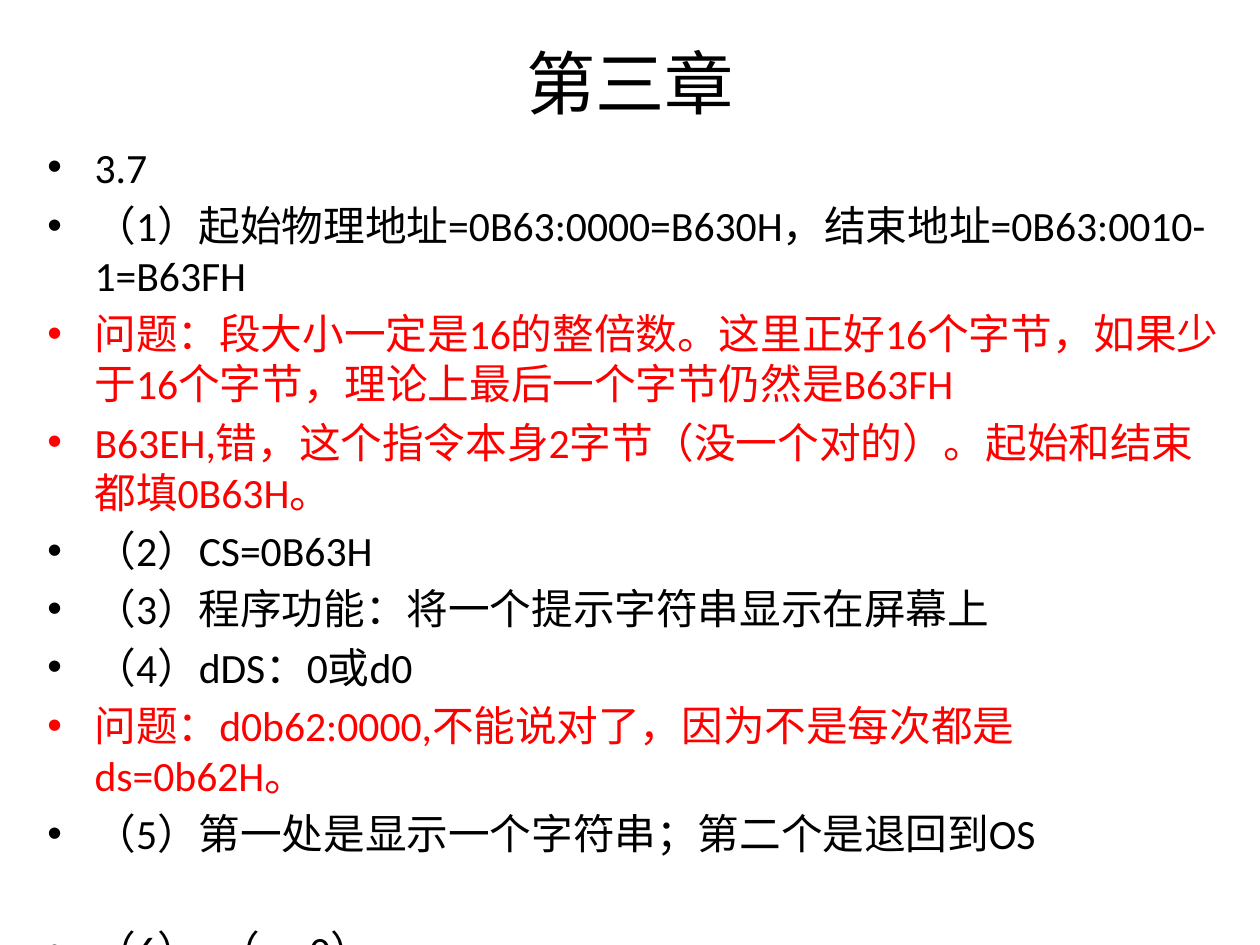
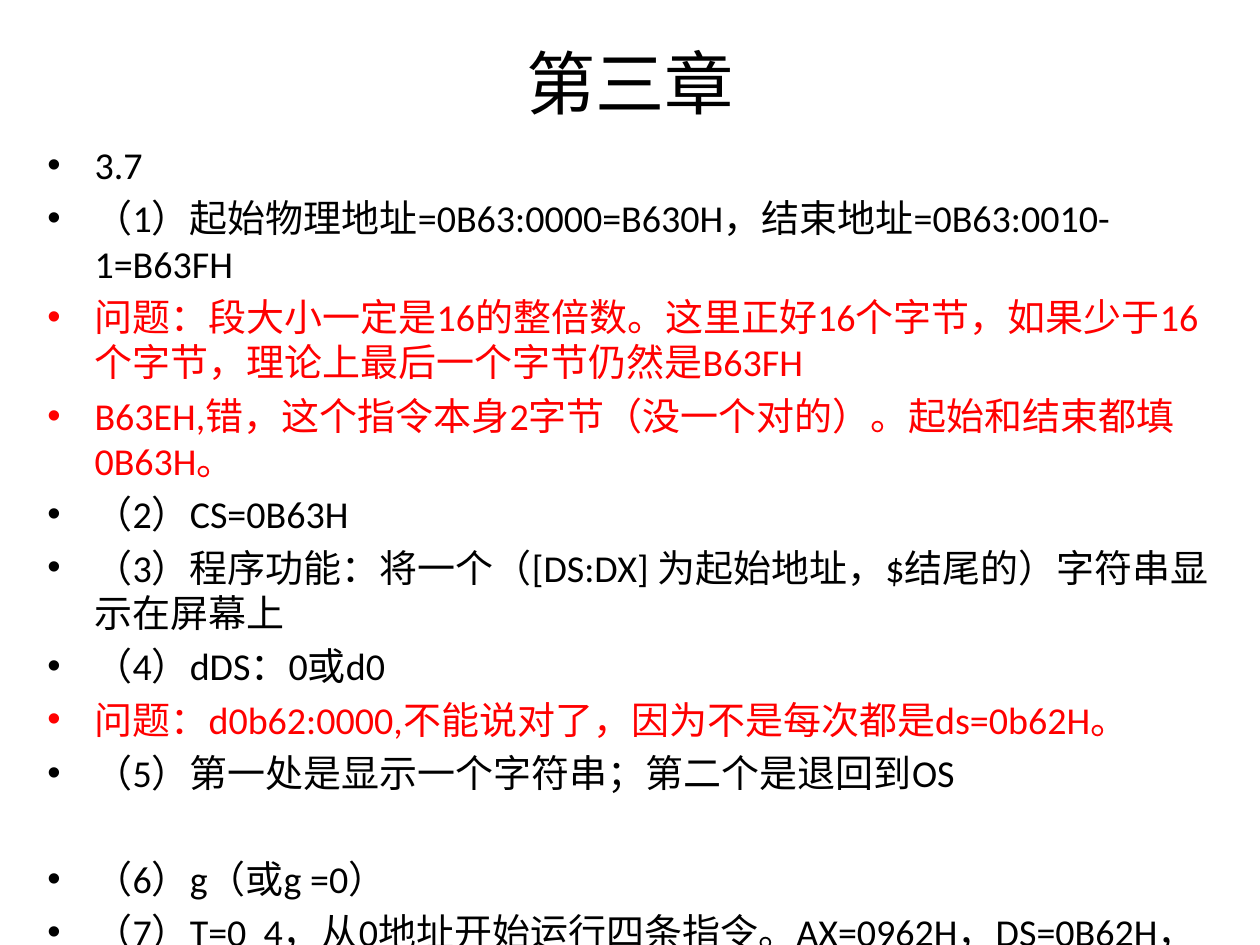
Before and after one commit to 3210448723/HnustExam, a slide deck: slide 7 of 汇编语言/汇编作业-有自己的修改.pptx. Drawn at 1260x945 pixels with LibreOffice and Linux fonts; fonts in the diff are those of the drawing. Boxes give left, top, right and bottom in pixels: in the first picture for what was removed or moved away, otherwise in the second. Text is boxed around its words. In the diff, an @@ line names an element or a change of style, - is before the commit and + after.

```diff
--- a/汇编语言/汇编作业-有自己的修改.pptx
+++ b/汇编语言/汇编作业-有自己的修改.pptx
@@ text at (x1=95, y1=154, x2=1199, y2=793): size 23.8 to 21.7 pt in "3.7", "（1）起始物理地址=0B63:0000=B630H，结束地址=0B63:0010-1=B63FH", "问题：段大小一定是16的整倍数。这里正好16个字节，如果少于16个字节，理论上最后一个字节仍然是B63FH", "B63EH,错，这个指令本身2字节（没一个对的）。起始和结束都填0B63H。" and 5 more places @@
@@ text at (x1=95, y1=549, x2=1208, y2=630): text changed; size 23.8 to 21.7 pt @@
-• （3）程序功能：将一个提示字符串显示在屏幕上
+• （3）程序功能：将一个（[DS:DX] 为起始地址，$结尾的）字符串显示在屏幕上
@@ text at (x1=95, y1=860, x2=386, y2=900): text changed; size 23.8 to 21.7 pt @@
-• （6）g（g =0）
+• （6）g（或g =0）
```
Also in this commit, not shown: 13 other slides changed.
